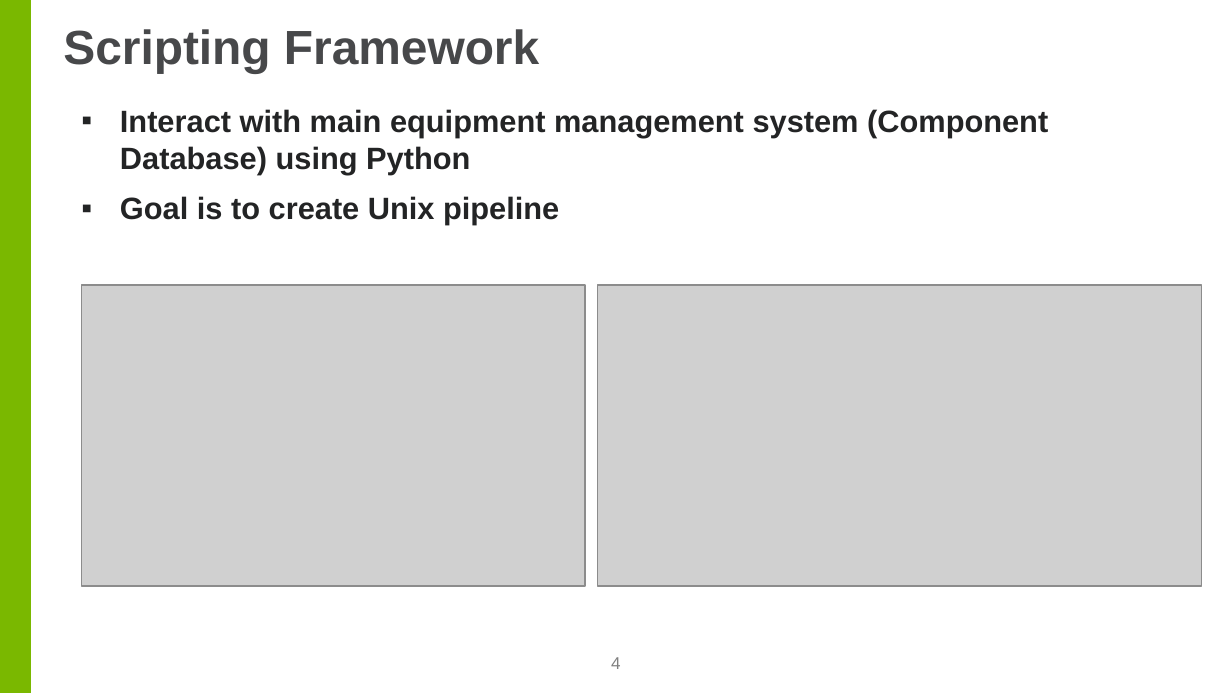
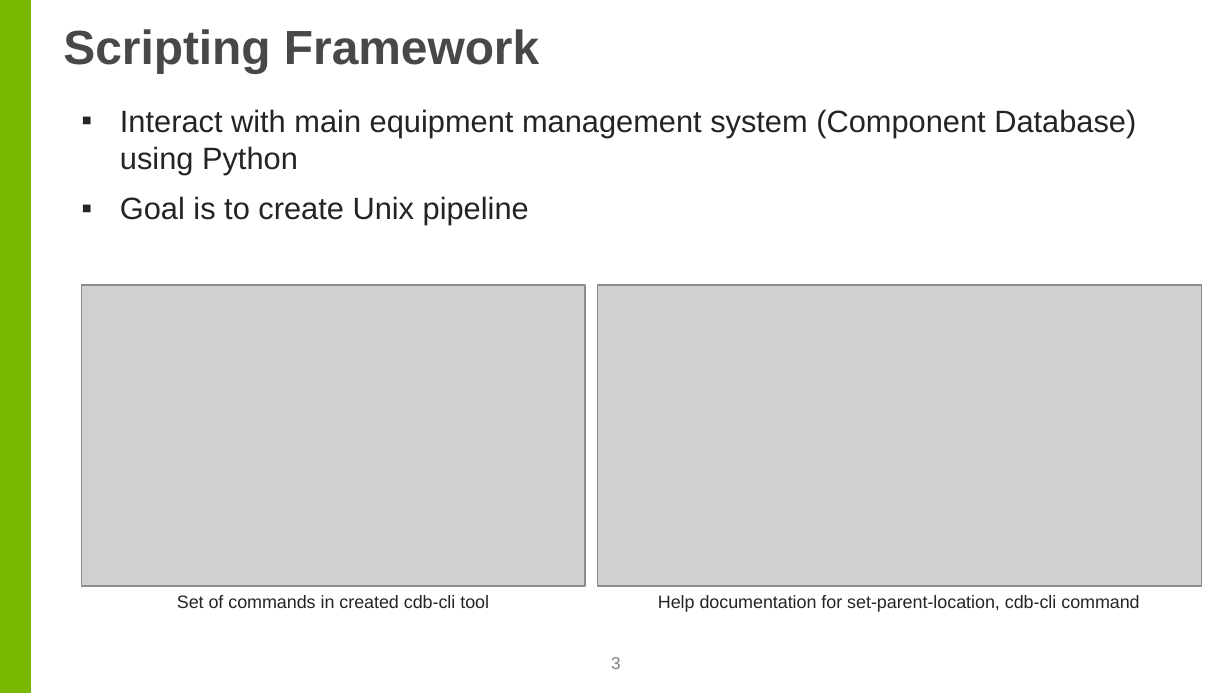
Before and after one commit to cslam7/aps-geoJson, a slide deck: slide 3 of Lam_Cory_Presentation.pptx (slide 4 before the commit). Drawn at 1232x693 pixels with LibreOffice and Linux fonts; fonts in the diff are those of the drawing; grey boxes stand for pictures; background and template pictures are left out. Boxes give left, top, right and bottom in pixels: in the first picture for what was removed or moved away, otherwise in the second. Text is boxed around its words. In the diff, an @@ line names an element or a change of style, - is before the commit and + after.

```diff
--- a/Lam_Cory_Presentation.pptx
+++ b/Lam_Cory_Presentation.pptx
@@ text "Interact with main equipment management ..." at box(120, 109, 1136, 225): bold off @@
@@ text added at box(177, 595, 489, 608), 10.5 pt, text #232425 @@
+Set of commands in created cdb-cli tool
@@ text added at box(658, 595, 1139, 612), 10.5 pt, text #232425 @@
+Help documentation for set-parent-location, cdb-cli command
@@ page number at box(611, 657, 621, 669): text changed @@
-4
+3
```
Also in this commit, not shown: 3 other slides changed, 2 slides removed, 2 other files.
